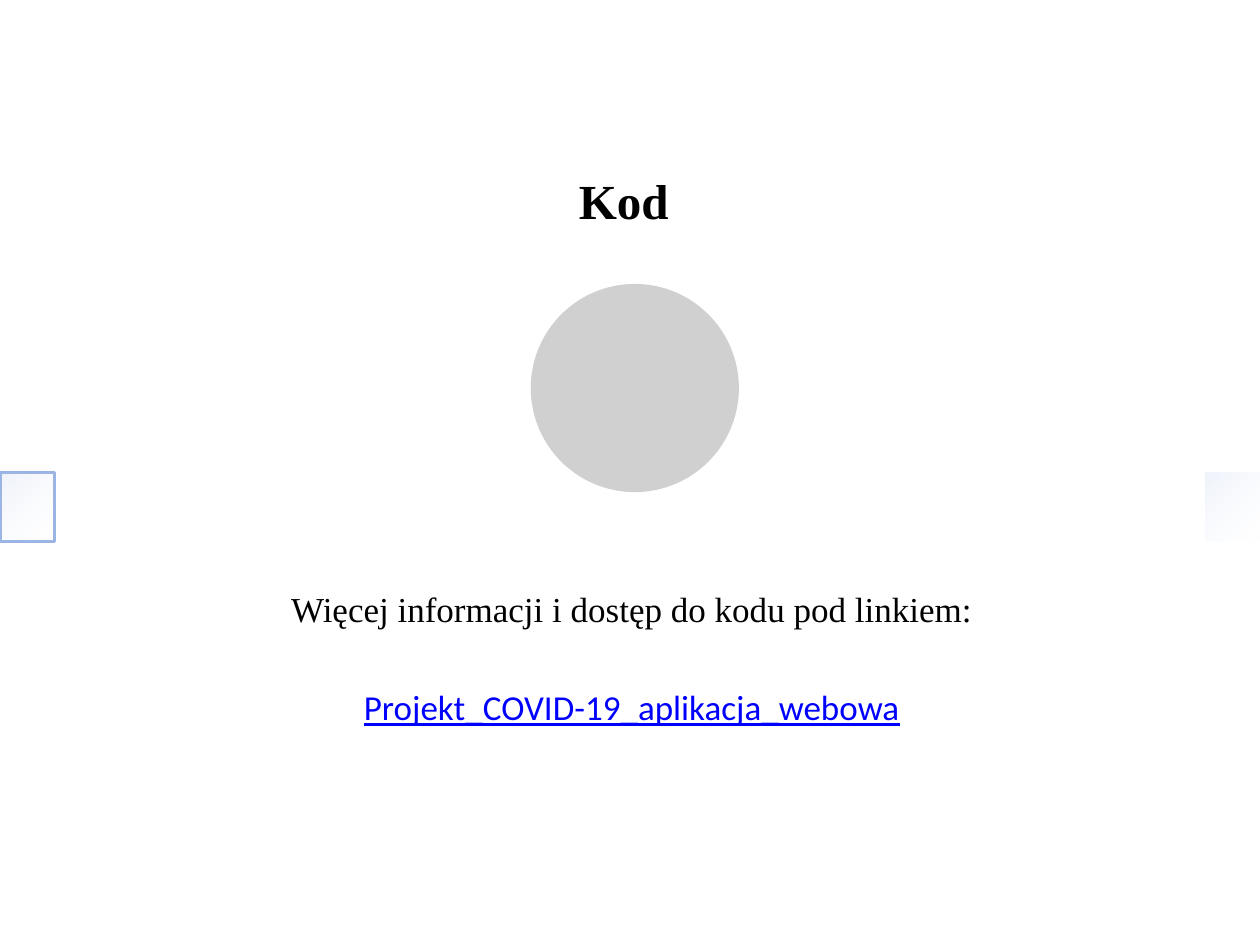
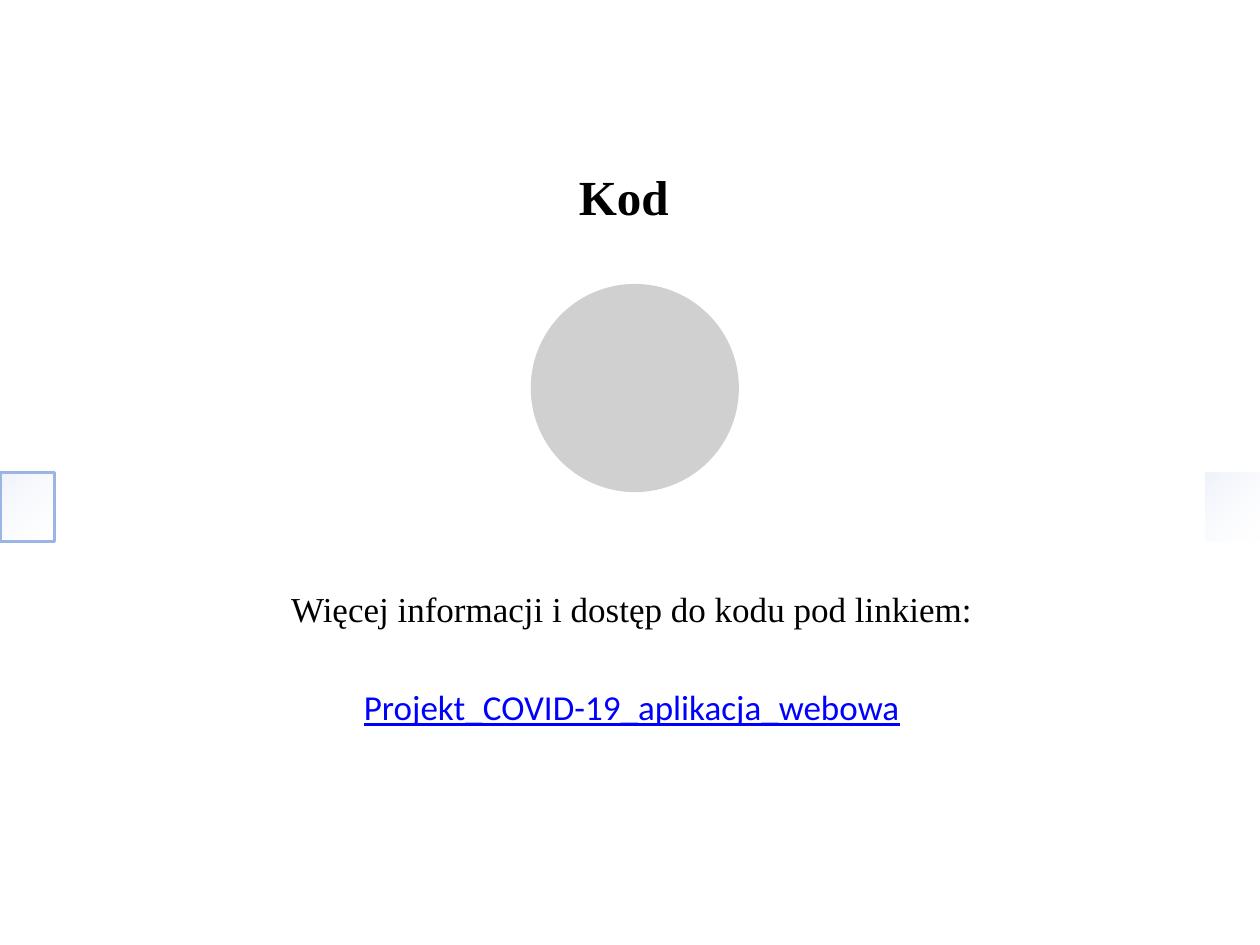
Before and after one commit to janiszewskibartlomiej/COVID-19-Thesis-Postgraduate_studies_on_WSB, a slide deck: slide 15 of docs/WSB_prezentacja_pracy_dyplomowej.pptx. Drawn at 1260x945 pixels with LibreOffice and Linux fonts; fonts in the diff are those of the drawing; grey boxes stand for pictures; background and template pictures are left out. Boxes give left, top, right and bottom in pixels: in the first picture for what was removed or moved away, otherwise in the second. Text is boxed around its words. In the diff, an @@ line names an element or a change of style, - is before the commit and + after.

```diff
--- a/docs/WSB_prezentacja_pracy_dyplomowej.pptx
+++ b/docs/WSB_prezentacja_pracy_dyplomowej.pptx
@@ text "Kod" at [579, 181, 669, 216]: line spacing 1 to 0.9 @@
```
Also in this commit, not shown: 9 other slides changed, 7 other files.
